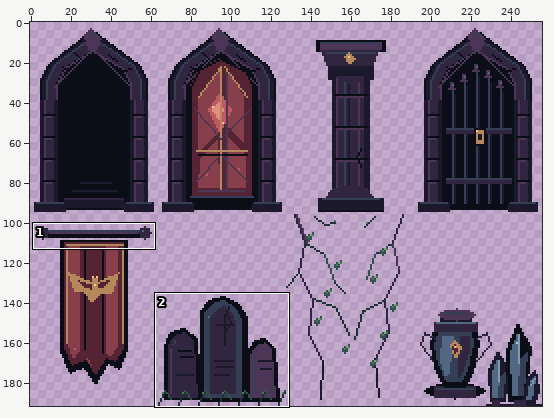
File history of a pixel-art file, assets/environment/crypt_decor.aseprite. Above: a wide view before the commit, with the close-up outlined.
Close-up. Before:
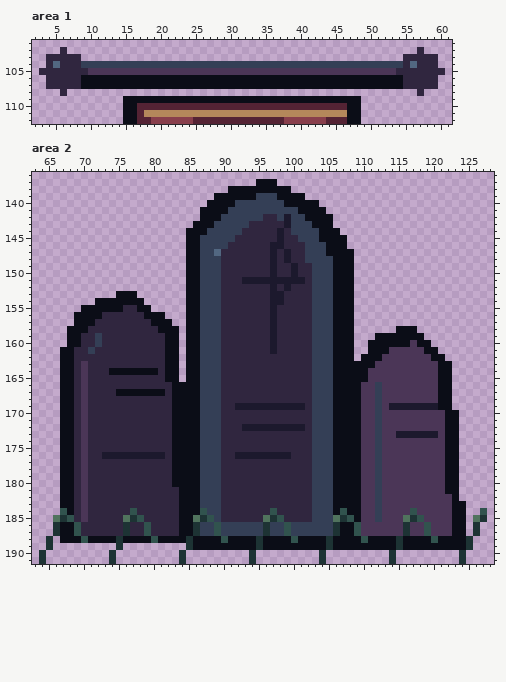
256x192 pixels, 1 frame. Shown: area 1: x 2..61, y 101..112; area 2: x 63..128, y 136..191. The commit also changed other parts of the picture, which this record leaves out.
After:
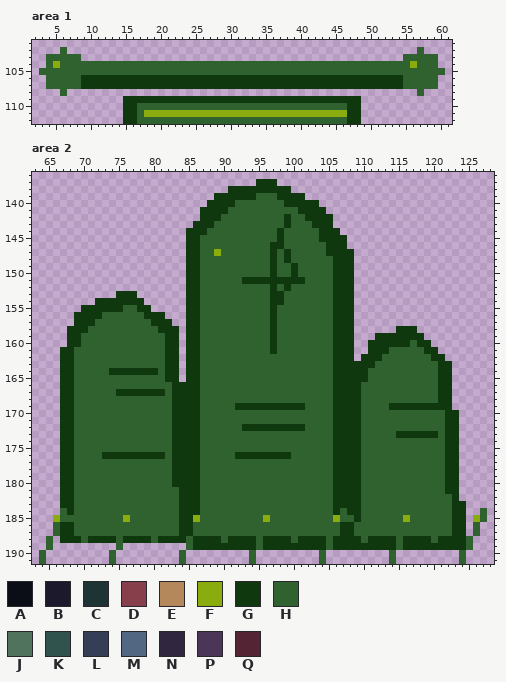
Palette (. is transparent): A #0b0d17  B #1c192d  C #1d3334  D #883f4c  E #b4885b  F #8bac0f  G #0f380f  H #306230  J #50735d  K #31534e  L #343f56  M #526781  N #30263f  P #4b3657  Q #542334
Diff:
Changed rows in their new state; - is an unchanged pixel.
Area 1:
first column x 3:
102 ---H--------------------------------------------------H---
103 -HHHHH----------------------------------------------HHHHH-
104 -HFHHHHHHHHHHHHHHHHHHHHHHHHHHHHHHHHHHHHHHHHHHHHHHHHHHFHHH-
105 HHHHHHHHHHHHHHHHHHHHHHHHHHHHHHHHHHHHHHHHHHHHHHHHHHHHHHHHHH
106 -HHHHHGGGGGGGGGGGGGGGGGGGGGGGGGGGGGGGGGGGGGGGGGGGGGGHHHHH-
107 -HHHHHGGGGGGGGGGGGGGGGGGGGGGGGGGGGGGGGGGGGGGGGGGGGGGHHHHH-
108 ---H--------------------------------------------------H---
109 ------------GGGGGGGGGGGGGGGGGGGGGGGGGGGGGGGGGG------------
110 ------------GGHHHHHHHHHHHHHHHHHHHHHHHHHHHHHHGG------------
111 ------------GGHFFFFFFFFFFFFFFFFFFFFFFFFFFFFFGG------------
112 ------------GGHHHHHHHHHHHHHHHHHHHHHHHHHHHHHHGG------------
Area 2:
first column x 64:
137 -------------------------------GGG------------------------------
138 ---------------------------GGGGGGGGG----------------------------
139 -------------------------GGGGGGHHHGGGG--------------------------
140 ------------------------GGGGHHHHHHHGGGGG------------------------
141 -----------------------GGGGHHHHHHHHHHGGGG-----------------------
142 -----------------------GGGHHHHHHHHHGHHGGGG----------------------
143 ----------------------GGGHHHHHHHHHHGHHHGGG----------------------
144 ---------------------GGGHHHHHHHHHHGHHHHHGGG---------------------
145 ---------------------GGHHHHHHHHHHHGHHHHHGGGG--------------------
146 ---------------------GGHHHHHHHHHHGGHHHHHHGGG--------------------
147 ---------------------GGHHFHHHHHHHGHGHHHHHGGGG-------------------
148 ---------------------GGHHHHHHHHHHGHGHHHHHHGGG-------------------
149 ---------------------GGHHHHHHHHHHGHHGHHHHHGGG-------------------
150 ---------------------GGHHHHHHHHHHGHHGHHHHHGGG-------------------
151 ---------------------GGHHHHHHGGGGGGGGGHHHHGGG-------------------
152 ---------------------GGHHHHHHHHHHGHGHHHHHHGGG-------------------
153 -----------GGG-------GGHHHHHHHHHHGGHHHHHHHGGG-------------------
154 --------GGGGGGG------GGHHHHHHHHHHGGHHHHHHHGGG-------------------
155 ------GGGGGGHHGG-----GGHHHHHHHHHHGHHHHHHHHGGG-------------------
156 -----GGGGHHHHHHGGG---GGHHHHHHHHHHGHHHHHHHHGGG-------------------
157 -----GGGHHHHHHHHGGG--GGHHHHHHHHHHGHHHHHHHHGGG-------------------
158 ----GGGHHHHHHHHHHGGG-GGHHHHHHHHHHGHHHHHHHHGGG------GGG----------
159 ----GGHHHHHHHHHHHHGG-GGHHHHHHHHHHGHHHHHHHHGGG---GGGGGGG---------
160 ----GGHHHHHHHHHHHHGG-GGHHHHHHHHHHGHHHHHHHHGGG--GGGGGGHGG--------
161 ---GGHHHHHHHHHHHHHGG-GGHHHHHHHHHHGHHHHHHHHGGG--GGGHHHHHGG-------
162 ---GGHHHHHHHHHHHHHGG-GGHHHHHHHHHHHHHHHHHHHGGG-GGGHHHHHHHGG------
163 ---GGHHHHHHHHHHHHHGG-GGHHHHHHHHHHHHHHHHHHHGGGGGGHHHHHHHHHGG-----
164 ---GGHHHHHGGGGGGGHGG-GGHHHHHHHHHHHHHHHHHHHGGGGGHHHHHHHHHHGG-----
165 ---GGHHHHHHHHHHHHHGG-GGHHHHHHHHHHHHHHHHHHHGGGGGHHHHHHHHHHGG-----
166 ---GGHHHHHHHHHHHHHHGGGGHHHHHHHHHHHHHHHHHHHGGGGHHHHHHHHHHHGG-----
167 ---GGHHHHHHGGGGGGGHGGGGHHHHHHHHHHHHHHHHHHHGGGGHHHHHHHHHHHGG-----
168 ---GGHHHHHHHHHHHHHHGGGGHHHHHHHHHHHHHHHHHHHGGGGHHHHHHHHHHHGG-----
169 ---GGHHHHHHHHHHHHHHGGGGHHHHHGGGGGGGGGGHHHHGGGGHHHHGGGGGGGGG-----
170 ---GGHHHHHHHHHHHHHHGGGGHHHHHHHHHHHHHHHHHHHGGGGHHHHHHHHHHHHGG----
171 ---GGHHHHHHHHHHHHHHGGGGHHHHHHHHHHHHHHHHHHHGGGGHHHHHHHHHHHHGG----
172 ---GGHHHHHHHHHHHHHHGGGGHHHHHHGGGGGGGGGHHHHGGGGHHHHHHHHHHHHGG----
173 ---GGHHHHHHHHHHHHHHGGGGHHHHHHHHHHHHHHHHHHHGGGGHHHHHGGGGGGHGG----
174 ---GGHHHHHHHHHHHHHHGGGGHHHHHHHHHHHHHHHHHHHGGGGHHHHHHHHHHHHGG----
175 ---GGHHHHHHHHHHHHHHGGGGHHHHHHHHHHHHHHHHHHHGGGGHHHHHHHHHHHHGG----
176 ---GGHHHHGGGGGGGGGHGGGGHHHHHGGGGGGGGHHHHHHGGGGHHHHHHHHHHHHGG----
177 ---GGHHHHHHHHHHHHHHGGGGHHHHHHHHHHHHHHHHHHHGGGGHHHHHHHHHHHHGG----
178 ---GGHHHHHHHHHHHHHHGGGGHHHHHHHHHHHHHHHHHHHGGGGHHHHHHHHHHHHGG----
179 ---GGHHHHHHHHHHHHHHGGGGHHHHHHHHHHHHHHHHHHHGGGGHHHHHHHHHHHHGG----
180 ---GGHHHHHHHHHHHHHHGGGGHHHHHHHHHHHHHHHHHHHGGGGHHHHHHHHHHHHGG----
181 ---GGHHHHHHHHHHHHHHHGGGHHHHHHHHHHHHHHHHHHHGGGGHHHHHHHHHHHHGG----
182 ---GGHHHHHHHHHHHHHHHGGGHHHHHHHHHHHHHHHHHHHGGGGHHHHHHHHHHHHHG----
183 ---GGHHHHHHHHHHHHHHHGGGHHHHHHHHHHHHHHHHHHHGGGGHHHHHHHHHHHHHGG---
184 ---HGHHHHHHHHHHHHHHHGGGHHHHHHHHHHHHHHHHHHHGHGGHHHHHHHHHHHHHGG--H
185 --FHHHHHHHHHFHHHHHHHGGFHHHHHHHHHFHHHHHHHHHFHHGHHHHHHFHHHHHHGG-FH
186 --HGGHHHHHHHHHHHHHHHGGHHHHHHHHHHHHHHHHHHHHHGGHHHHHHHHHHHHHHGG-H-
187 --HGGHHHHHHHHHHHHHHHGGHHHHHHHHHHHHHHHHHHHHHGGHHHHHHHHHHHHHHGG-H-
188 -H-GGGHGGGGHGGGGHGGGGHGGGGHGGGGHGGGGHGGGGHGGGGHGGGGHGGGGHGGGGH--
189 -H---------H---------HGGGGGGGGGHGGGGGGGGGHGGGGGGGGGHGGGGGGGGGH--
190 H---------H---------H---------H---------H---------H---------H---
191 H---------H---------H---------H---------H---------H---------H---
Where, in picture pixels (left, top, right, bottom), the same in both close-ups:
changed: (39, 47, 445, 124)
changed: (39, 179, 487, 564)
